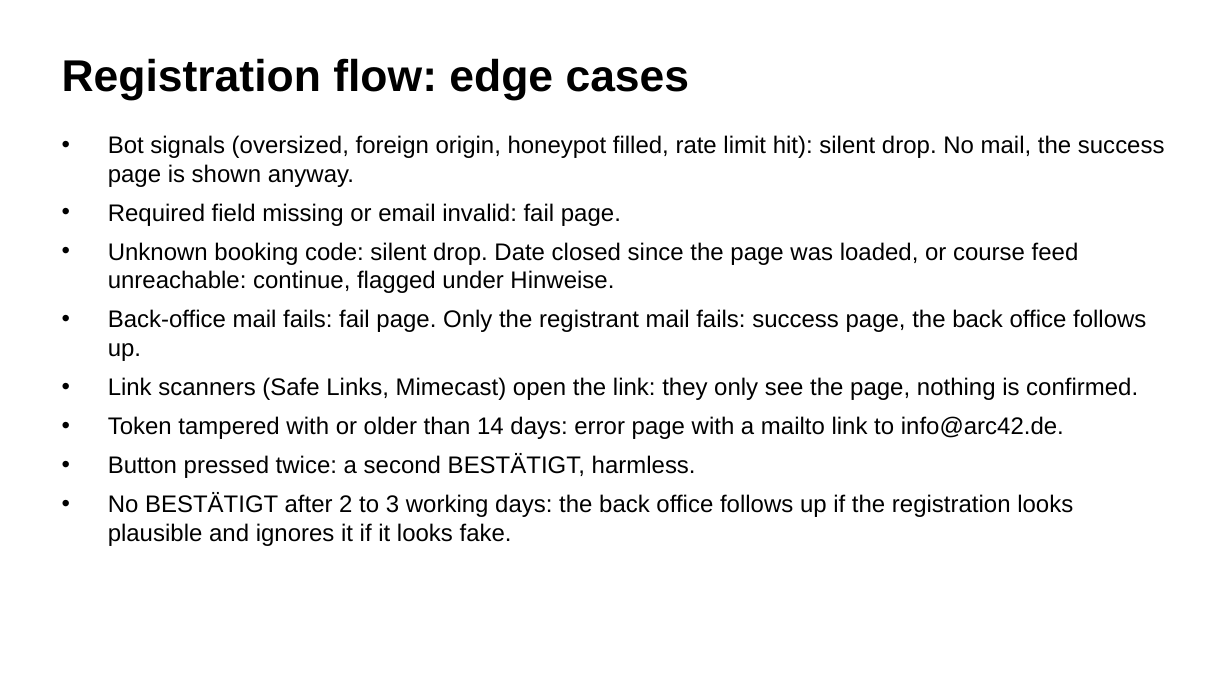
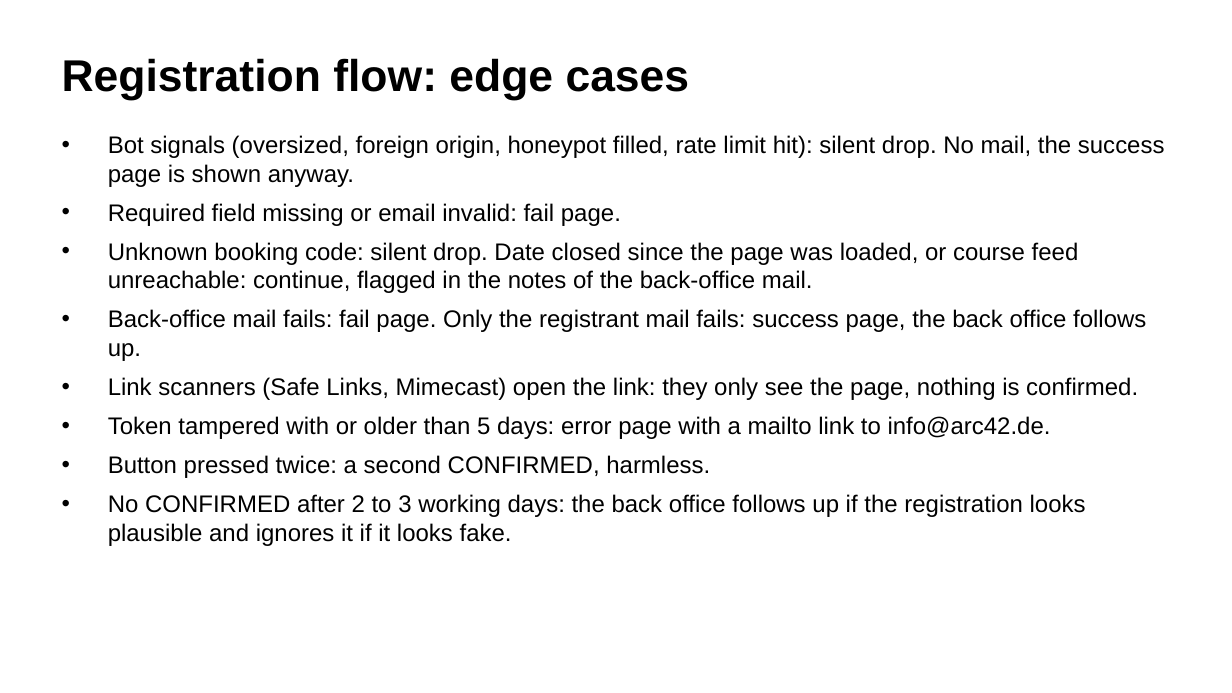
Before and after one commit to arc42/trainings.arc42.org-site, a slide deck: slide 2 of docs/registration-flow/registration-flow.pptx. Drawn at 1232x693 pixels with LibreOffice and Linux fonts; fonts in the diff are those of the drawing. Boxes give left, top, right and bottom in pixels: in the first picture for what was removed or moved away, otherwise in the second. Text is boxed around its words. In the diff, an @@ line names an element or a change of style, - is before the commit and + after.

```diff
--- a/docs/registration-flow/registration-flow.pptx
+++ b/docs/registration-flow/registration-flow.pptx
@@ text at [108, 242, 1079, 293]: text changed @@
-• Unknown booking code: silent drop. Date closed since the page was loaded, or course feed unreachable: continue, flagged under Hinweise.
+• Unknown booking code: silent drop. Date closed since the page was loaded, or course feed unreachable: continue, flagged in the notes of the back-office mail.
@@ text at [108, 416, 1086, 546]: text changed @@
-• Token tampered with or older than 14 days: error page with a mailto link to info@arc42.de.
-• Button pressed twice: a second BESTÄTIGT, harmless.
-• No BESTÄTIGT after 2 to 3 working days: the back office follows up if the registration looks plausible and ignores it if it looks fake.
+• Token tampered with or older than 5 days: error page with a mailto link to info@arc42.de.
+• Button pressed twice: a second CONFIRMED, harmless.
+• No CONFIRMED after 2 to 3 working days: the back office follows up if the registration looks plausible and ignores it if it looks fake.
```
Also in this commit, not shown: 1 other slide changed, 2 other files.
